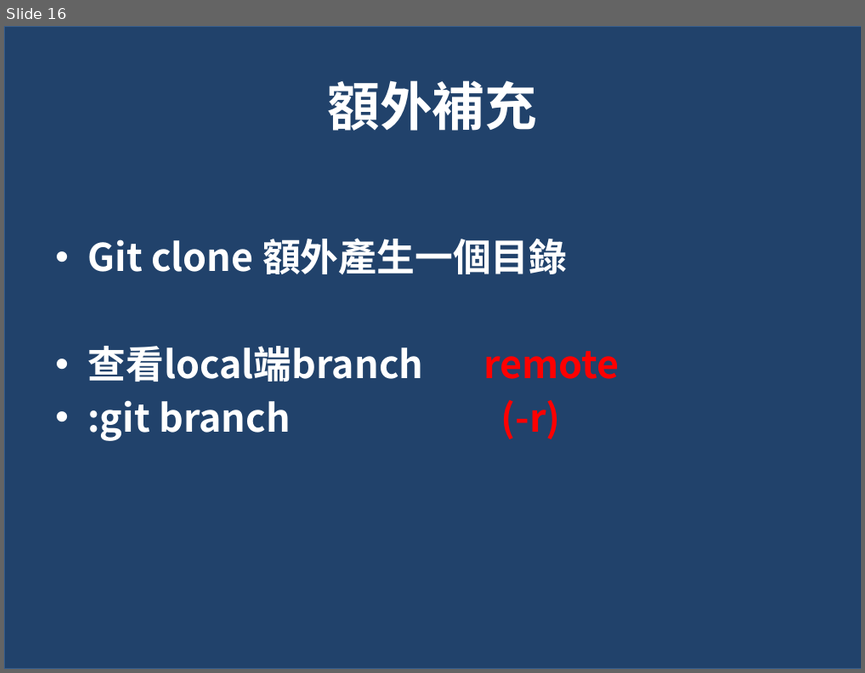
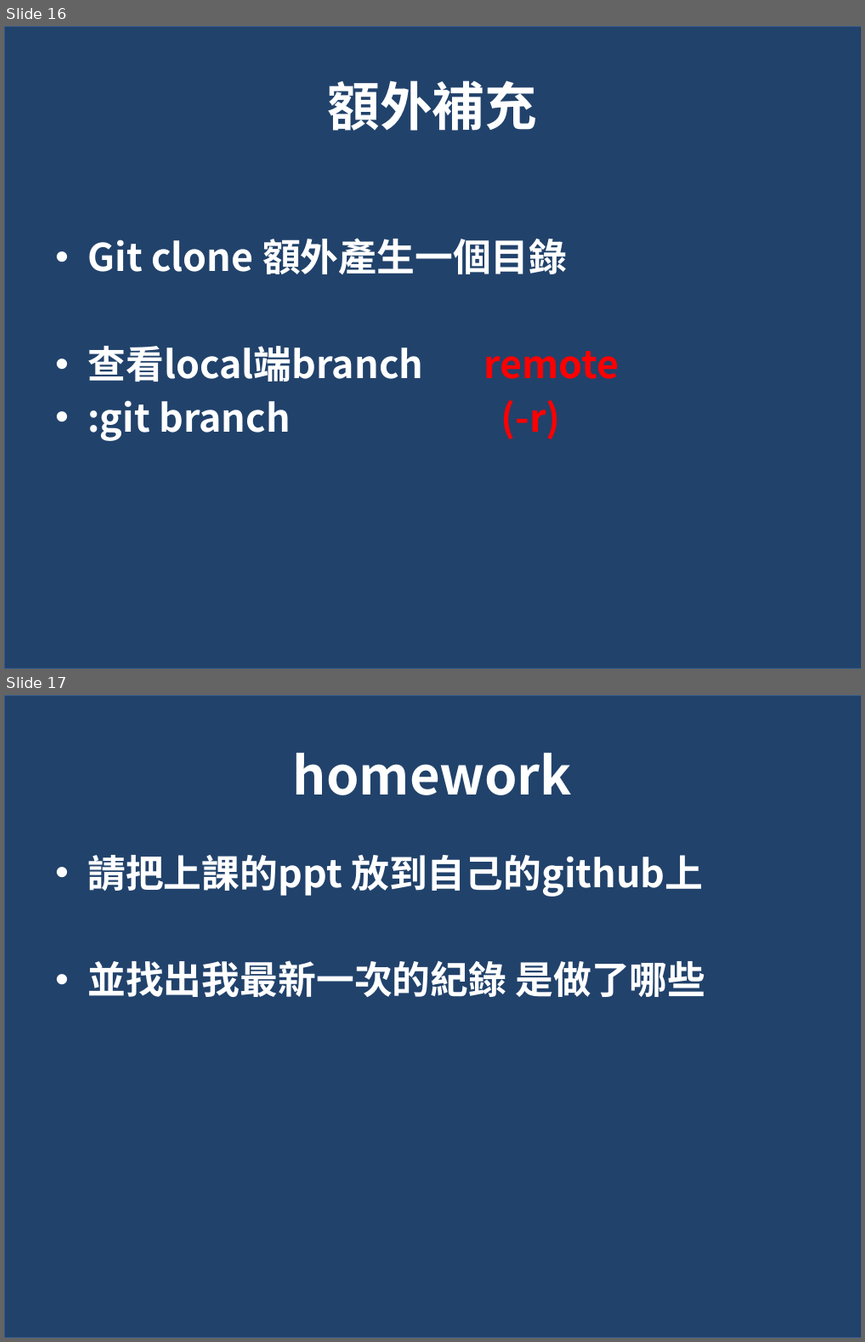
Before and after one commit to yingtonglang/tt, a slide deck: github.pptx. Shown one above the other, each under a label of ours: slide 16 before the commit, slides 16 and 17 after it. The pictures are 865x673 and 865x1342 pixels, drawn with LibreOffice and Linux fonts; fonts in the diff are those of the drawing; background and template pictures are left out; a plain dark background stands for a picture behind light text. Boxes give left, top, right and bottom in pixels: in the first picture for what was removed or moved away, otherwise in the second. Text is boxed around its words. In the diff, an @@ line names an element or a change of style, - is before the commit and + after.

Commit message:
Congratulation!

```diff
--- a/github.pptx
+++ b/github.pptx
@@ slide 17 added at (4,695,861,1338), background picture (left out); not listed: 1 template element that a slide beside it also shows @@
@@ title added at (293,753,572,795), 44 pt, text #FFFFFF, bold @@
+homework
@@ text added at (87,855,705,997), 32 pt, text #FFFFFF, bold @@
+• 請把上課的ppt 放到自己的github上
+• 並找出我最新一次的紀錄 是做了哪些
```
